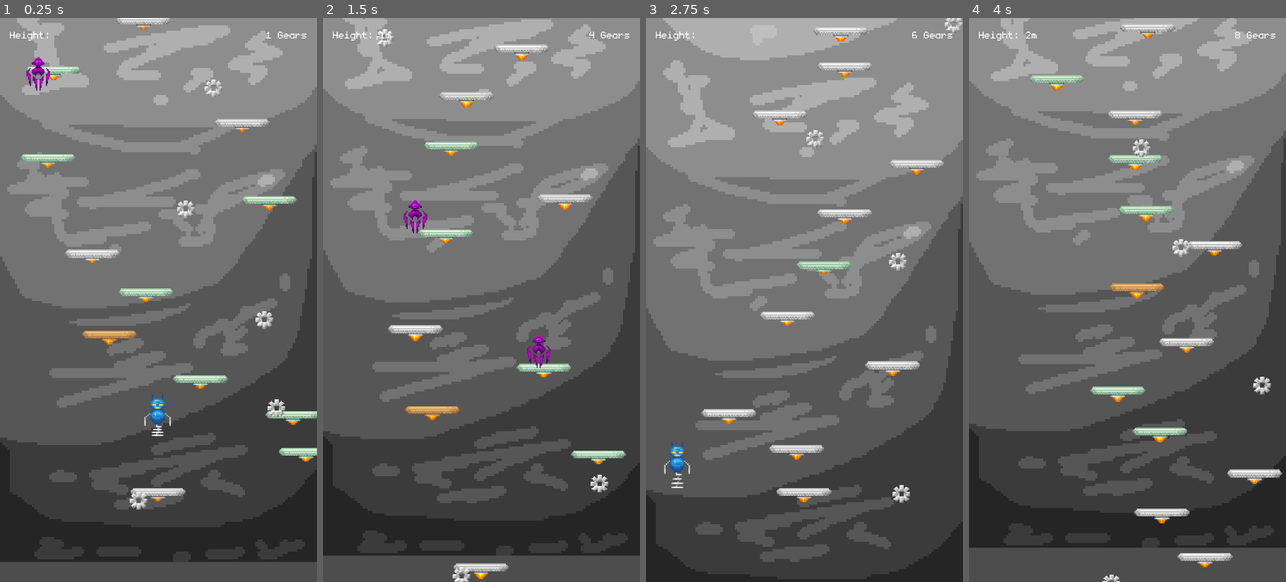
Above: before the commit, frames 1-4 (left to right).
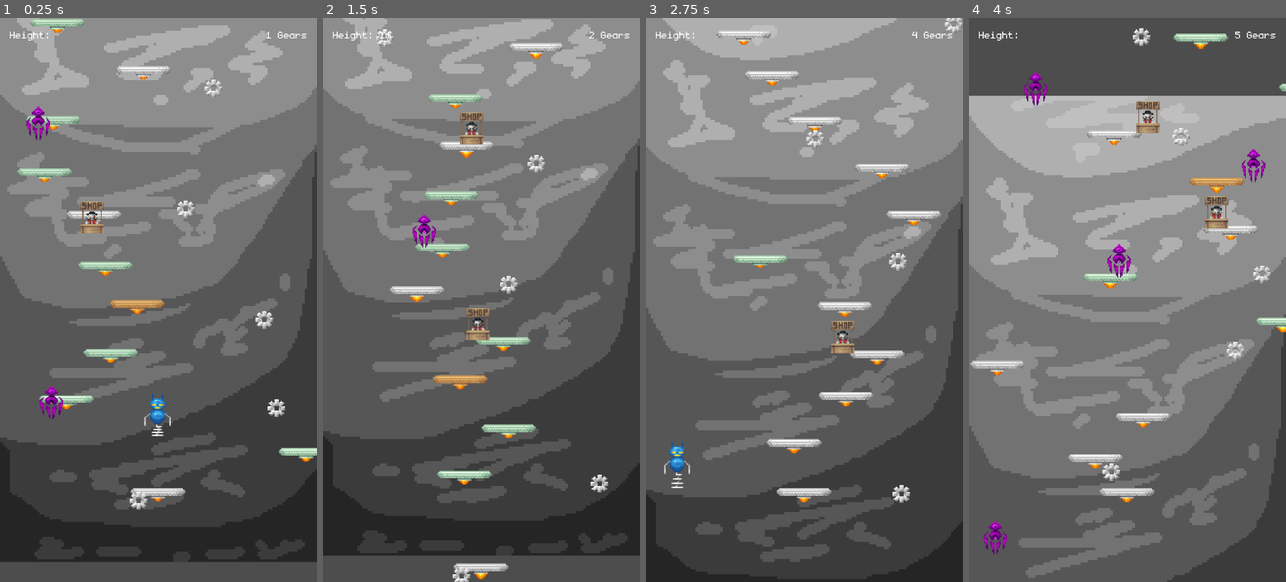
Above: after the commit, the same moments.

Repository: viteax/doodya-jump
Game: Godot game, scene res://main.tscn
Same seed, same stepped clock (60 frames per second), same inputs: the game is played once before the commit and once after it.
Inputs:
- Up to frame 1 (0.25 s): no input
- Up to frame 2 (1.5 s): hold Space (shoot) 0.53-1.28 s; hold Right (ui_right) from 0.53 s (still down); tap Space (shoot) at 1.35 s
- Up to frame 3 (2.75 s): release Right (ui_right) at 2.03 s; hold Left (ui_left) from 2.03 s (still down); hold Space (shoot) from 2.03 s (still down)
- Up to frame 4 (4 s): release Left (ui_left) at 2.78 s; release Space (shoot) at 2.78 s; hold Right (ui_right) from 2.78 s (still down); tap Space (shoot) at 2.85 s; hold Space (shoot) from 3.53 s (still down)

The runs differ from the first frame. In frame 1, 5.2% of the frame differs, in the area x 5-100%, y 0-73%; in frame 2, 5.6%; in frame 3, 4.8%; in frame 4, 86%, in the area x 0-100%, y 0-100%.

Commit message:
Add shop logic

Diff:
--- a/save_manager.gd
+++ b/save_manager.gd
@@ -22,10 +22,13 @@
 	save_data()
 
 func remove_gears(amount: int) -> bool:
-	if amount >= gears:
+	load_data()
+	if amount <= gears:
 		gears -= amount
 		save_data()
+		load_data()
 		return true
+	load_data()
 	return false
 
 func save_data():
--- a/shop/shop.gd
+++ b/shop/shop.gd
@@ -1,4 +1,12 @@
 extends CharacterBody2D
+
+const PRICES = {
+	"gun":    50,
+	"level1": 30,
+	"level2": 80,
+	"level3": 150,
+	"level4": 300,
+}
 
 @onready var area_2d: Area2D = $Area2D
 @onready var notifier: VisibleOnScreenNotifier2D = $VisibleOnScreenNotifier2D
@@ -18,11 +26,12 @@
 
 func _on_body_entered(body):
 	if body.is_in_group("player") and not gui_open:
-			gui_open = true
-			var gui = shop_gui_scene.instantiate()
-			gui.closed.connect(_on_gui_closed)
-			get_tree().current_scene.add_child(gui)
-			get_tree().paused = true
+		gui_open = true
+		if SaveManager.gears >= PRICES["gun"]:
+			SaveManager.GUN1111()
+			SaveManager.remove_gears(PRICES["gun"])
+		queue_free()
+
 
 func _on_gui_closed():
 	gui_open = false
--- a/shop/shop.tscn
+++ b/shop/shop.tscn
@@ -1,7 +1,36 @@
 [gd_scene format=3 uid="uid://b154onwelpqi"]
 
 [ext_resource type="Texture2D" uid="uid://h3qkuyfiojs1" path="res://shop/shop.png" id="1_r2p71"]
-[ext_resource type="Script" uid="uid://cc6eyboipj0wn" path="res://shop/shop.gd" id="1_sxvro"]
+[ext_resource type="PackedScene" uid="uid://dkatkh8awqu05" path="res://shop/shop_gui.tscn" id="1_sxvro"]
+
+[sub_resource type="GDScript" id="GDScript_r2p71"]
+script/source = "extends CharacterBody2D
+
+@onready var area_2d: Area2D = $Area2D
+@onready var notifier: VisibleOnScreenNotifier2D = $VisibleOnScreenNotifier2D
+
+@export var shop_gui_scene: PackedScene
+
+var gui_open := false
+
+func _ready():
+	area_2d.body_entered.connect(_on_body_entered)
+	notifier.screen_exited.connect(queue_free)
+
+func _physics_process(delta: float) -> void:
+	if not is_on_floor():
+		velocity += get_gravity() * delta
+	move_and_slide()
+
+func _on_body_entered(body):
+	if body.is_in_group(\"player\") and not gui_open:
+		gui_open = true
+		SaveManager.GUN1111()
+		queue_free.call_deferred()
+
+func _on_gui_closed():
+	gui_open = false
+"
 
 [sub_resource type="RectangleShape2D" id="RectangleShape2D_tgw8c"]
 size = Vector2(48, 64)
@@ -10,8 +39,9 @@
 size = Vector2(48, 64)
 
 [node name="Shop" type="CharacterBody2D" unique_id=1687192053]
-collision_layer = 2
-script = ExtResource("1_sxvro")
+collision_layer = 0
+script = SubResource("GDScript_r2p71")
+shop_gui_scene = ExtResource("1_sxvro")
 
 [node name="CollisionShape2D" type="CollisionShape2D" parent="." unique_id=813087120]
 shape = SubResource("RectangleShape2D_tgw8c")
--- a/shop/shop_gui.gd
+++ b/shop/shop_gui.gd
@@ -1,6 +1,4 @@
 extends CanvasLayer
-
-signal closed
 
 const PRICES = {
 	"gun":    50,
@@ -20,7 +18,10 @@
 @onready var close_button: Button   = $Panel/VBox/CloseButton
 
 func _ready():
+	print("ok")
 	process_mode = Node.PROCESS_MODE_ALWAYS
+	_close()
+	return
 	_refresh()
 	gun_button.pressed.connect(_buy_gun)
 	lvl1_button.pressed.connect(func(): _buy_level(1))
@@ -76,5 +77,4 @@
 
 func _close():
 	get_tree().paused = false
-	closed.emit()
 	queue_free()
--- a/spawners/platform_spawner.gd
+++ b/spawners/platform_spawner.gd
@@ -6,6 +6,9 @@
 
 @export var enemy_scene: PackedScene
 @export var spawn_chance: float = 0.1
+
+@export var shop_scene: PackedScene
+@export var shop_spawn_chance: float = 0.1
 
 @export var camera: Camera2D
 
@@ -48,6 +51,13 @@
 		var enemy = enemy_scene.instantiate()
 		enemy.global_position = platform.global_position + Vector2(0, -30)
 		add_child(enemy)
+		return
+
+	if shop_scene and randf() < shop_spawn_chance:
+		var enemy = shop_scene.instantiate()
+		enemy.global_position = platform.global_position + Vector2(0, -30)
+		add_child(enemy)
+		return
 
 
 func get_random_platform() -> Node2D:
--- a/spawners/platform_spawner.tscn
+++ b/spawners/platform_spawner.tscn
@@ -5,6 +5,7 @@
 [ext_resource type="PackedScene" uid="uid://bxvltks8kjif6" path="res://platforms/moving_platform.tscn" id="3_ayrv3"]
 [ext_resource type="PackedScene" uid="uid://c1ddm523ho6ug" path="res://platforms/breaking_platform.tscn" id="4_aa7y0"]
 [ext_resource type="PackedScene" uid="uid://bpofievqkhx0s" path="res://enemies/static_enemy/static_enemy.tscn" id="5_5v14c"]
+[ext_resource type="PackedScene" uid="uid://b154onwelpqi" path="res://shop/shop.tscn" id="6_ayrv3"]
 
 [node name="PlatformSpawner" type="Node2D" unique_id=1571345445]
 script = ExtResource("1_6o5gc")
@@ -12,3 +13,4 @@
 moving_platform = ExtResource("3_ayrv3")
 breaking_platform = ExtResource("4_aa7y0")
 enemy_scene = ExtResource("5_5v14c")
+shop_scene = ExtResource("6_ayrv3")
